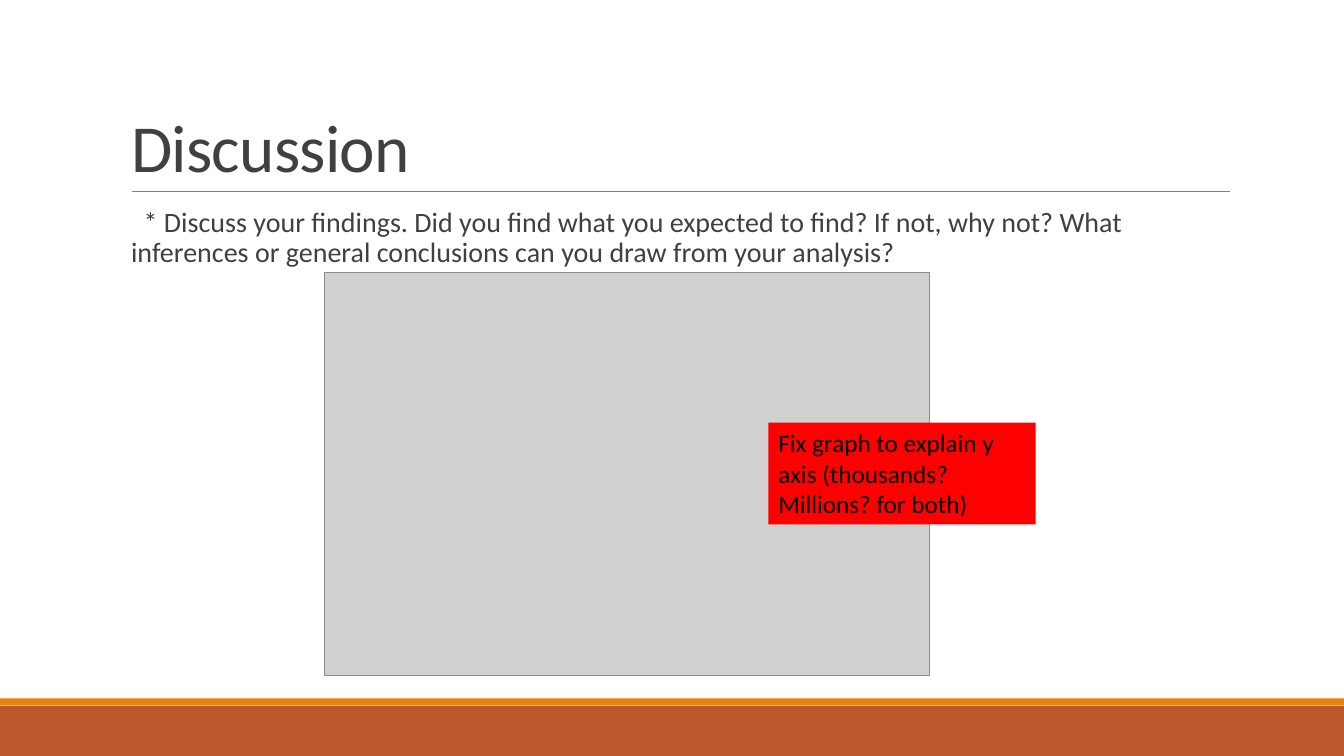
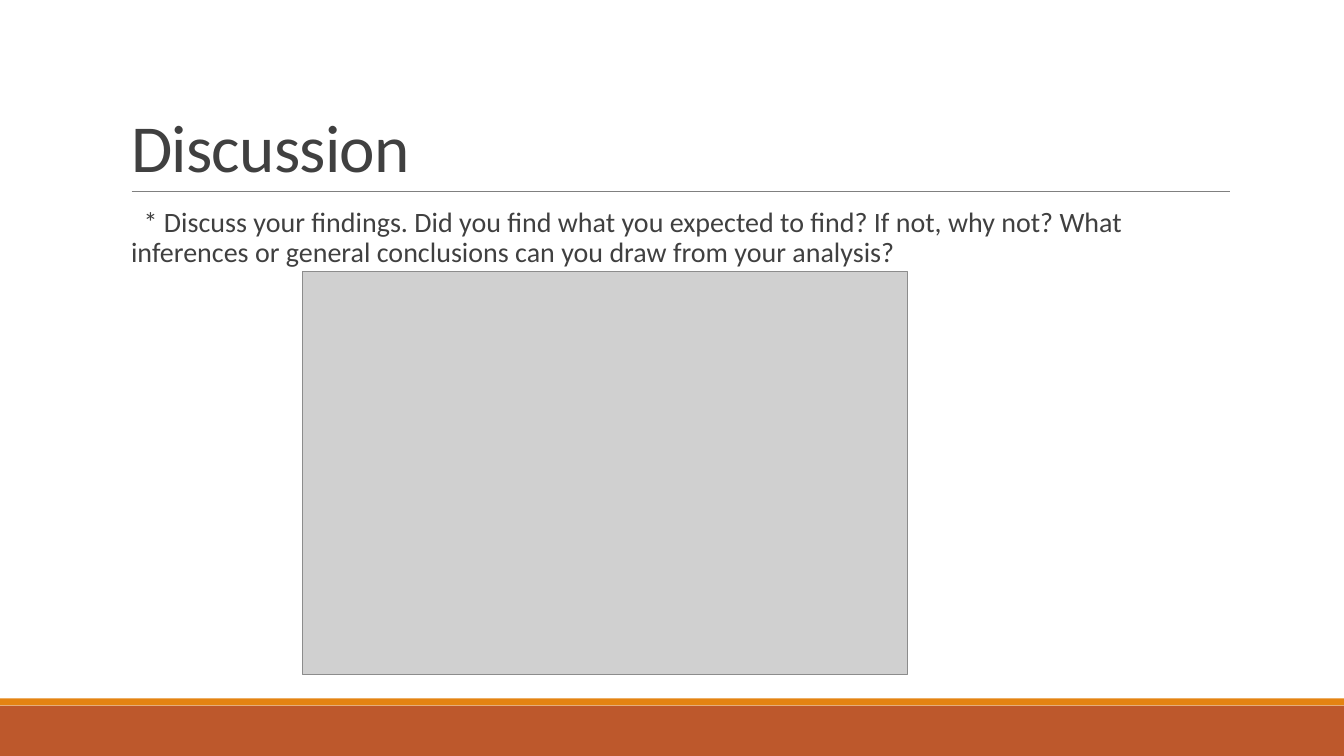
Before and after one commit to grahamb001/Project1, a slide deck: slide 9 of Project 1 Presentation Templatebg.pptx. Drawn at 1344x756 pixels with LibreOffice and Linux fonts; fonts in the diff are those of the drawing; grey boxes stand for pictures. Boxes give left, top, right and bottom in pixels: in the first picture for what was removed or moved away, otherwise in the second. Text is boxed around its words. In the diff, an @@ line names an element or a change of style, - is before the commit and + after.

```diff
--- a/Project 1 Presentation Templatebg.pptx
+++ b/Project 1 Presentation Templatebg.pptx
@@ picture: place and size @@
-picture at <box>325,272,930,676</box>
+picture at <box>302,271,907,675</box>
@@ rectangle removed at <box>768,422,1035,524</box> @@
-Fix graph to explain y axis (thousands? Millions? for both)
```
Also in this commit, not shown: 1 other slide changed.
